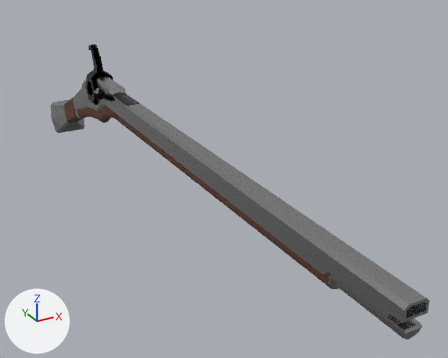
What one commit did to the Blender file Assets/blend files/old_rifle.blend.
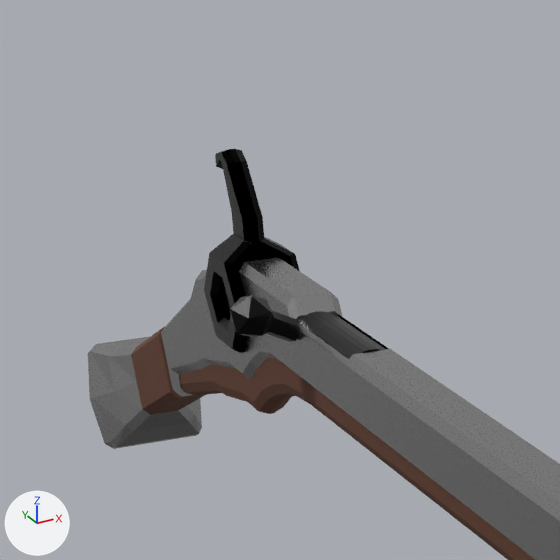
Each version appears first whole from a 50 mm lens placed at (-0.432, -1.175, 0.38), pointed at (0.108, -0.194, -0.11), and next in a close-up on the part from 6% to 43% of the width and 0% to 46% of the height. Every picture has the same lights, and +X, +Y and +Z are marked at lower left.
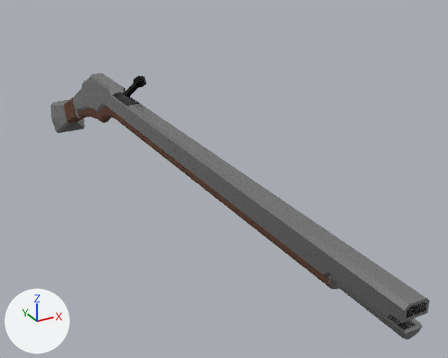
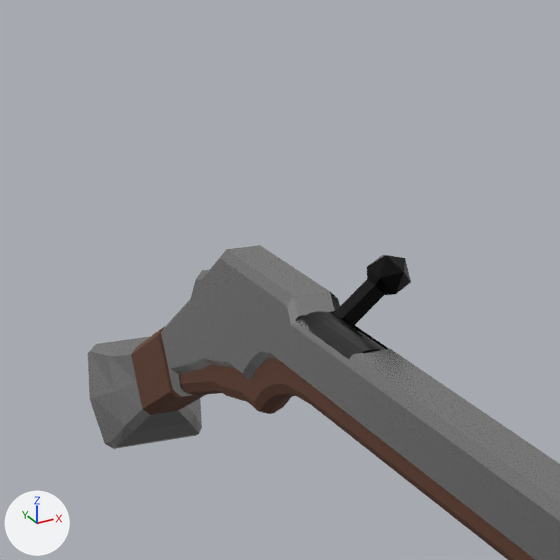
Diff of the bpy script that builds the scene:
```diff
--- a/Assets/blend files/old_rifle.blend.py
+++ b/Assets/blend files/old_rifle.blend.py
@@ me_icosphere_001 @@
 me_icosphere_001.from_pydata(...)  # 22 vertices, 30 faces; spans x 0.0986..0.1617, y -0.03..0.03, z -0.0792..0.0353
 # used by ob_icosphere_001; location = (-0.0465, 0.1299, 0.0162); rotation_euler = (1.105, 0.0, -1.571), in degrees (63, 0, -90); scale = (0.426, 0.426, 0.426)
+# me_icosphere_001 part 1: all 6 vertices in x 0.1116..0.1452, y -0.0175..0.0177, z -0.0792..-0.072 are moved by (0.0, 0.0, -0.0251)
+# me_icosphere_001 part 2: all 16 vertices in x 0.0986..0.1617, y -0.03..0.03, z -0.0281..0.0353 are moved by (0.0, 0.0005, 0.0271)
 me_icosphere_001.materials.append(mat_material_005)
@@ ob_icosphere_001 @@
 ob_icosphere_001 = bpy.data.objects.new('Icosphere.001', me_icosphere_001)
-ob_icosphere_001.location = (-0.0465, 0.1299, 0.0162)
-ob_icosphere_001.rotation_euler = (1.105, 0.0, -1.571)  # degrees (63, 0, -90)
+ob_icosphere_001.location = (0.0374, 0.1299, 0.024)
+ob_icosphere_001.rotation_euler = (-0.893, 0.0, -1.571)  # degrees (-51, 0, -90)
 ob_icosphere_001.scale = (0.426, 0.426, 0.426)
@@ ob_cube_001 @@
-ob_cube_001 = bpy.data.objects.new('Cube.001', me_cube_002)
-ob_cube_001.location = (-0.0022, 0.0724, -0.0188)
-ob_cube_001.rotation_euler = (0.0, 0.0, -1.571)  # degrees (0, 0, -90)
-ob_cube_001.scale = (0.426, 0.426, 0.426)
-_m = ob_cube_001.modifiers.new('Mirror', 'MIRROR')
-_m.use_axis = (False, True, False)
-_m.use_clip = True
```

Where the change shows, as pixel boxes (x1, y1, x2, y2) in the close-ups (560 x 560 px; the box of a moved part takes in the faces that stretch with it):
'Cube.001', deleted (black)
    before: (204, 149, 300, 353)
'Icosphere.001', reshaped, moved, turned
    before: (230, 296, 299, 342)
    after: (333, 255, 411, 325)
part 1 of me_icosphere_001, moved or reshaped
    before: (266, 311, 299, 342)
    after: (333, 279, 384, 325)
part 2 of me_icosphere_001, moved or reshaped
    before: (230, 296, 274, 337)
    after: (367, 255, 411, 295)
